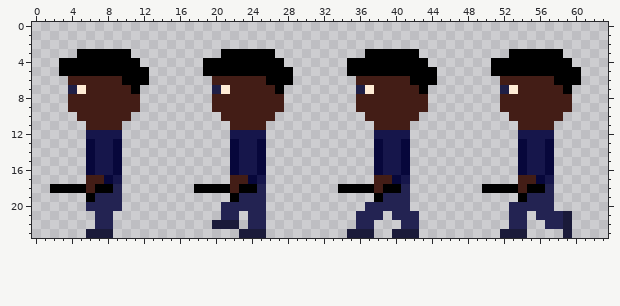
Two versions of one pixel-art sprite, Images/LeGardienGauche.png. Above: the version before the commit.
The file is 64x24 pixels.
New version:
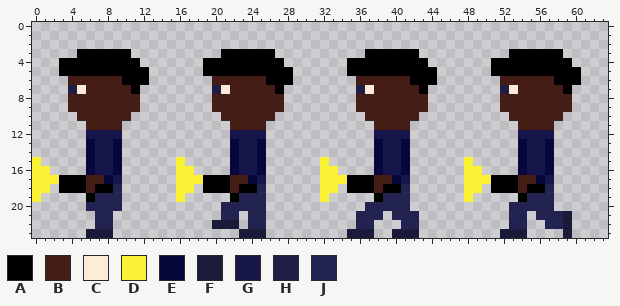
Palette (. is transparent): A #000000  B #431d16  C #ffecd6  D #fbf236  E #07073b  F #1a1a39  G #16164b  H #1f1f46  J #232352
What changed:
There is now colour A in row 17 at x 3 to 5, 19 to 21, 35 to 37 and 51 to 53.
There is now colour D in row 15 at x 0, 16, 32 and 48; in row 16 at x 0 to 1, 16 to 17, 32 to 33 and 48 to 49; in row 17 at x 0 to 2, 16 to 18, 32 to 34 and 48 to 50; in row 18 at x 0 to 1, 16 to 17, 32 to 33 and 48 to 49; in row 19 at x 0, 16, 32 and 48.
Colour A is removed in row 18 at x 2, 18, 34 and 50.
